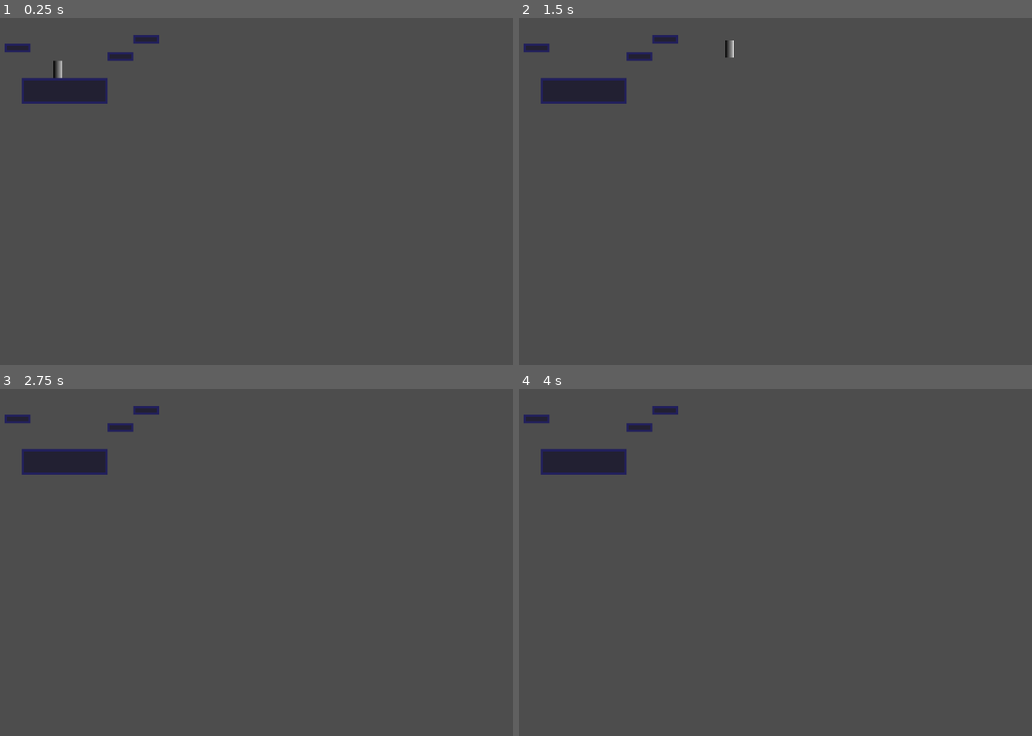
Above: before the commit, frames 1-4 (two rows, left to right).
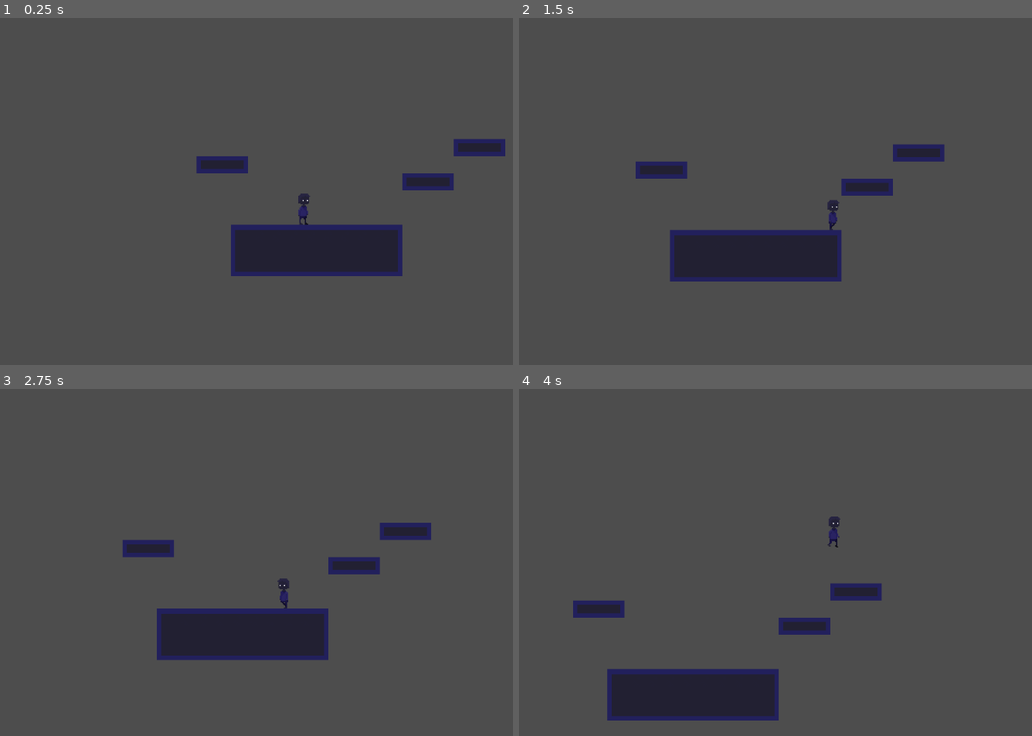
Above: after the commit, the same moments.

Repository: Dohva/GettingOut
Game: Godot game, scene res://node_2d.tscn
The game is run twice, just before and just after one commit, with the same random seed, the same clock (stepped at 60 frames per second) and the same inputs.
Inputs:
- Up to frame 1 (0.25 s): no input
- Up to frame 2 (1.5 s): tap Enter (ui_accept) at 0.5, 0.77 s; hold Right (ui_right) from 0.53 s (still down)
- Up to frame 3 (2.75 s): tap Enter (ui_accept) at 1.52 s; release Right (ui_right) at 2.03 s; hold Left (ui_left) from 2.03 s (still down)
- Up to frame 4 (4 s): release Left (ui_left) at 2.78 s; hold Right (ui_right) from 2.78 s (still down); tap Enter (ui_accept) at 3.02, 3.77 s

The runs differ from the first frame. In frame 1, 8.3% of the frame differs, in the area x 0-99%, y 4-75%; in frame 2, 8.2%; in frame 3, 8.2%; in frame 4, 8.2%.

Commit message:
Added player sprite to game

Diff:
--- a/src/game/node_2d.tscn
+++ b/src/game/node_2d.tscn
@@ -67,3 +67,8 @@
 
 [node name="CharacterBody2D" parent="." instance=ExtResource("2_4sb5a")]
 position = Vector2(103, 46)
+
+[node name="Camera2D" type="Camera2D" parent="CharacterBody2D"]
+position = Vector2(14, 24)
+zoom = Vector2(2, 2)
+position_smoothing_enabled = true
--- a/src/game/player.gd
+++ b/src/game/player.gd
@@ -1,7 +1,8 @@
 extends CharacterBody2D
 
+@onready var _animated_sprite = $AnimatedSprite2D
 
-const SPEED = 300.0
+const SPEED = 100.0
 const JUMP_VELOCITY = -400.0
 
 # Get the gravity from the project settings to be synced with RigidBody nodes.
@@ -22,7 +23,15 @@
 	var direction = Input.get_axis("ui_left", "ui_right")
 	if direction:
 		velocity.x = direction * SPEED
+		_animated_sprite.play("walk")
+		if velocity.x < 0:
+			_animated_sprite.flip_h = true
+		else:
+			_animated_sprite.flip_h = false
 	else:
 		velocity.x = move_toward(velocity.x, 0, SPEED)
+		_animated_sprite.play("idle")
 
+
+func _process(delta):
 	move_and_slide()
--- a/src/game/player.tscn
+++ b/src/game/player.tscn
@@ -1,15 +1,107 @@
-[gd_scene load_steps=5 format=3 uid="uid://b5rwhwymou154"]
+[gd_scene load_steps=17 format=3 uid="uid://b5rwhwymou154"]
 
 [ext_resource type="Script" path="res://player.gd" id="1_pnvfp"]
+[ext_resource type="Texture2D" uid="uid://co6n3j3ole4j0" path="res://assets/player/player-sheet.png" id="2_bhtm8"]
 
-[sub_resource type="Gradient" id="Gradient_c23xc"]
-offsets = PackedFloat32Array(0, 0.0194805, 0.993506, 1)
-colors = PackedColorArray(0, 0, 0, 1, 0.0326797, 0.0326797, 0.0326797, 1, 0.714286, 0.714286, 0.714286, 1, 1, 1, 1, 1)
+[sub_resource type="AtlasTexture" id="AtlasTexture_pu46f"]
+atlas = ExtResource("2_bhtm8")
+region = Rect2(0, 0, 16, 32)
 
-[sub_resource type="GradientTexture2D" id="GradientTexture2D_11noa"]
-gradient = SubResource("Gradient_c23xc")
-width = 16
-height = 32
+[sub_resource type="AtlasTexture" id="AtlasTexture_8ulcr"]
+atlas = ExtResource("2_bhtm8")
+region = Rect2(16, 0, 16, 32)
+
+[sub_resource type="AtlasTexture" id="AtlasTexture_2af6a"]
+atlas = ExtResource("2_bhtm8")
+region = Rect2(32, 0, 16, 32)
+
+[sub_resource type="AtlasTexture" id="AtlasTexture_v5cbg"]
+atlas = ExtResource("2_bhtm8")
+region = Rect2(48, 0, 16, 32)
+
+[sub_resource type="AtlasTexture" id="AtlasTexture_q6ntk"]
+atlas = ExtResource("2_bhtm8")
+region = Rect2(64, 0, 16, 32)
+
+[sub_resource type="AtlasTexture" id="AtlasTexture_2jt22"]
+atlas = ExtResource("2_bhtm8")
+region = Rect2(80, 0, 16, 32)
+
+[sub_resource type="AtlasTexture" id="AtlasTexture_r76kb"]
+atlas = ExtResource("2_bhtm8")
+region = Rect2(96, 0, 16, 32)
+
+[sub_resource type="AtlasTexture" id="AtlasTexture_dhj4i"]
+atlas = ExtResource("2_bhtm8")
+region = Rect2(112, 0, 16, 32)
+
+[sub_resource type="AtlasTexture" id="AtlasTexture_v0mbl"]
+atlas = ExtResource("2_bhtm8")
+region = Rect2(128, 0, 16, 32)
+
+[sub_resource type="AtlasTexture" id="AtlasTexture_xdf1l"]
+atlas = ExtResource("2_bhtm8")
+region = Rect2(144, 0, 16, 32)
+
+[sub_resource type="AtlasTexture" id="AtlasTexture_36e84"]
+atlas = ExtResource("2_bhtm8")
+region = Rect2(160, 0, 16, 32)
+
+[sub_resource type="AtlasTexture" id="AtlasTexture_ijix1"]
+atlas = ExtResource("2_bhtm8")
+region = Rect2(176, 0, 16, 32)
+
+[sub_resource type="SpriteFrames" id="SpriteFrames_pchmo"]
+animations = [{
+"frames": [{
+"duration": 1.0,
+"texture": SubResource("AtlasTexture_pu46f")
+}, {
+"duration": 1.0,
+"texture": SubResource("AtlasTexture_8ulcr")
+}, {
+"duration": 1.0,
+"texture": SubResource("AtlasTexture_8ulcr")
+}, {
+"duration": 1.0,
+"texture": SubResource("AtlasTexture_2af6a")
+}, {
+"duration": 1.0,
+"texture": SubResource("AtlasTexture_v5cbg")
+}, {
+"duration": 1.0,
+"texture": SubResource("AtlasTexture_q6ntk")
+}, {
+"duration": 1.0,
+"texture": SubResource("AtlasTexture_2jt22")
+}],
+"loop": true,
+"name": &"idle",
+"speed": 4.0
+}, {
+"frames": [{
+"duration": 1.0,
+"texture": SubResource("AtlasTexture_r76kb")
+}, {
+"duration": 1.0,
+"texture": SubResource("AtlasTexture_dhj4i")
+}, {
+"duration": 1.0,
+"texture": SubResource("AtlasTexture_v0mbl")
+}, {
+"duration": 1.0,
+"texture": SubResource("AtlasTexture_xdf1l")
+}, {
+"duration": 1.0,
+"texture": SubResource("AtlasTexture_36e84")
+}, {
+"duration": 1.0,
+"texture": SubResource("AtlasTexture_ijix1")
+}],
+"loop": true,
+"name": &"walk",
+"speed": 5.0
+}]
 
 [sub_resource type="RectangleShape2D" id="RectangleShape2D_wlgrq"]
 size = Vector2(16, 32)
@@ -17,9 +109,10 @@
 [node name="CharacterBody2D" type="CharacterBody2D"]
 script = ExtResource("1_pnvfp")
 
-[node name="Sprite2D" type="Sprite2D" parent="."]
+[node name="AnimatedSprite2D" type="AnimatedSprite2D" parent="."]
 position = Vector2(12, 25)
-texture = SubResource("GradientTexture2D_11noa")
+sprite_frames = SubResource("SpriteFrames_pchmo")
+animation = &"walk"
 
 [node name="CollisionShape2D" type="CollisionShape2D" parent="."]
 position = Vector2(12, 25)
--- a/src/game/project.godot
+++ b/src/game/project.godot
@@ -17,5 +17,6 @@
 
 [rendering]
 
+textures/canvas_textures/default_texture_filter=0
 renderer/rendering_method="gl_compatibility"
 renderer/rendering_method.mobile="gl_compatibility"
Binary file added: src/game/assets/player/player-sheet.png
Not shown, changed: src/game/assets/player/player-sheet.png.import
Binary file removed: src/game/assets/player/player.png
Not shown, added: src/aseprite/player-sheet.png
